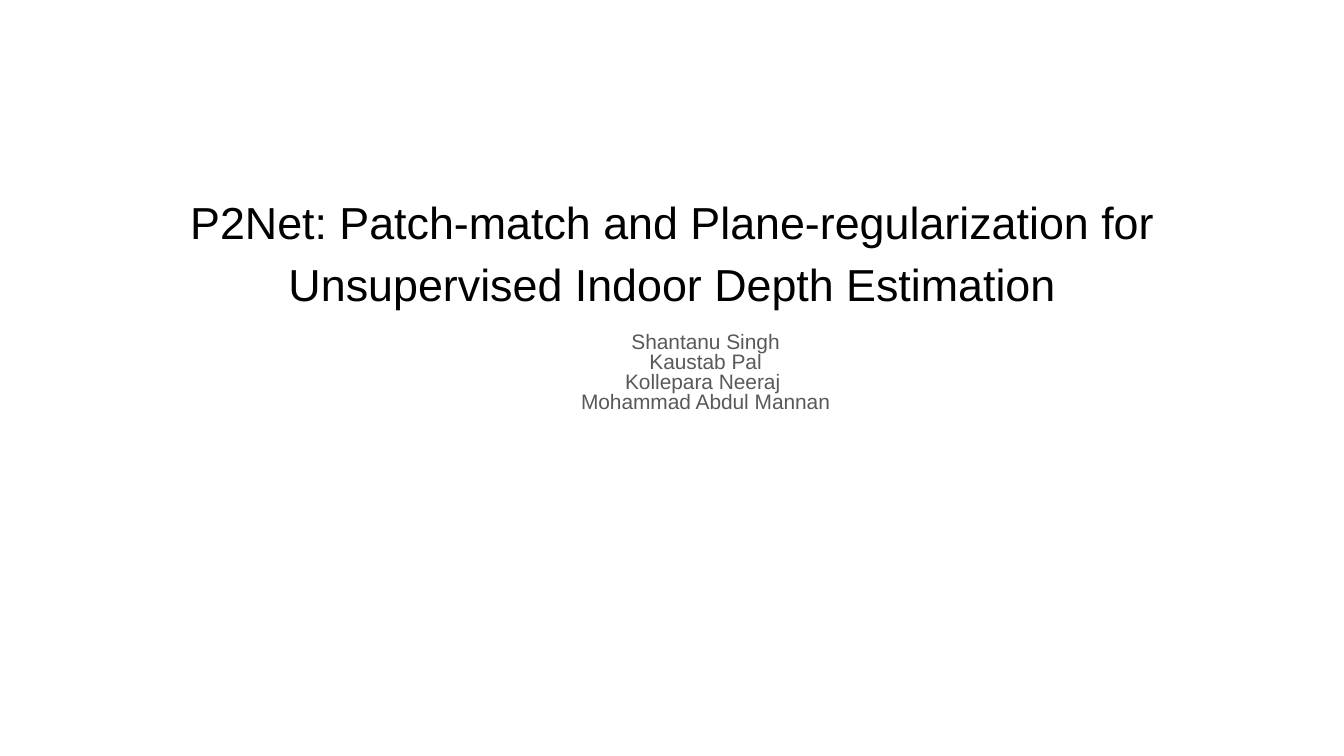
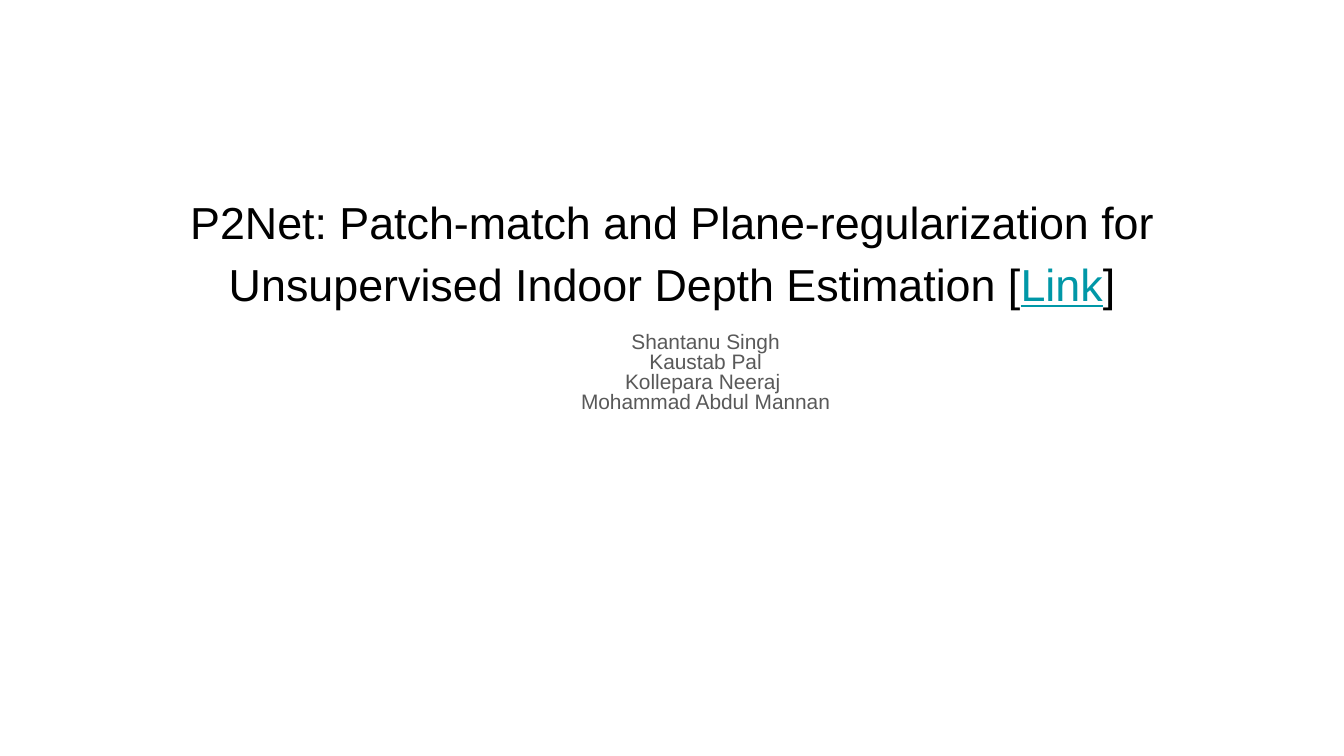
Before and after one commit to Computer-Vision-IIITH-2021/project-eragon, a slide deck: slide 1 of Project.pptx. Drawn at 1344x756 pixels with LibreOffice and Linux fonts; fonts in the diff are those of the drawing. Boxes give left, top, right and bottom in pixels: in the first picture for what was removed or moved away, otherwise in the second. Text is boxed around its words. In the diff, an @@ line names an element or a change of style, - is before the commit and + after.

```diff
--- a/Project.pptx
+++ b/Project.pptx
@@ title at bbox=[190, 206, 1153, 309]: text changed @@
-P2Net: Patch-match and Plane-regularization for Unsupervised Indoor Depth Estimation
+P2Net: Patch-match and Plane-regularization for Unsupervised Indoor Depth Estimation [Link]
```
Also in this commit, not shown: 5 other files.
